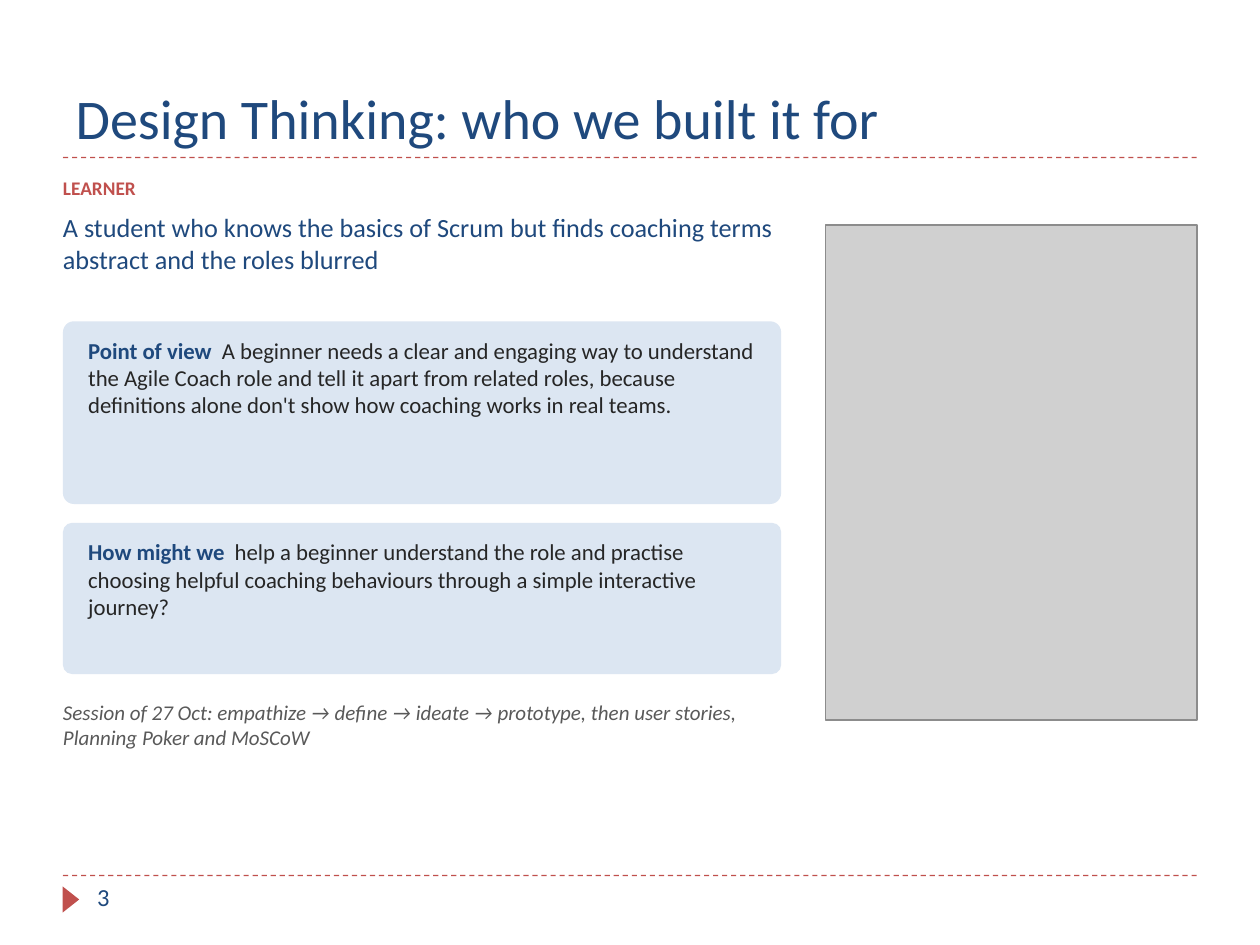
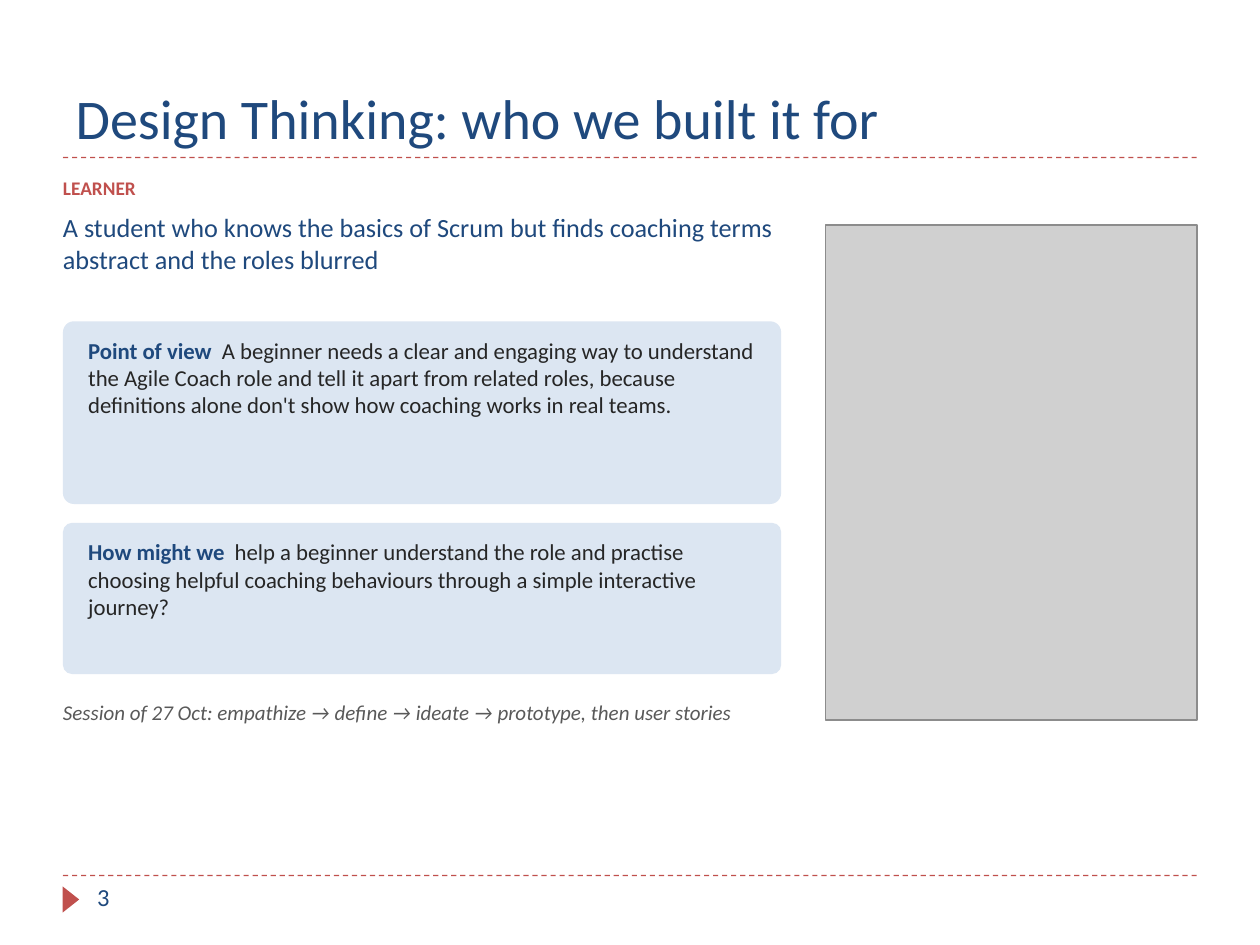
Before and after one commit to mds-coach-agile/agile-coach, a slide deck: slide 3 of docs/Agile_Coach_Learning_Hub_Final_Presentation_ISEC.pptx. Drawn at 1260x945 pixels with LibreOffice and Linux fonts; fonts in the diff are those of the drawing; grey boxes stand for pictures; background and template pictures are left out. Boxes give left, top, right and bottom in pixels: in the first picture for what was removed or moved away, otherwise in the second. Text is boxed around its words. In the diff, an @@ line names an element or a change of style, - is before the commit and + after.

```diff
--- a/docs/Agile_Coach_Learning_Hub_Final_Presentation_ISEC.pptx
+++ b/docs/Agile_Coach_Learning_Hub_Final_Presentation_ISEC.pptx
@@ text at (x1=63, y1=705, x2=731, y2=724): text changed @@
-Session of 27 Oct: empathize → define → ideate → prototype, then user stories, Planning Poker and MoSCoW
+Session of 27 Oct: empathize → define → ideate → prototype, then user stories
```
